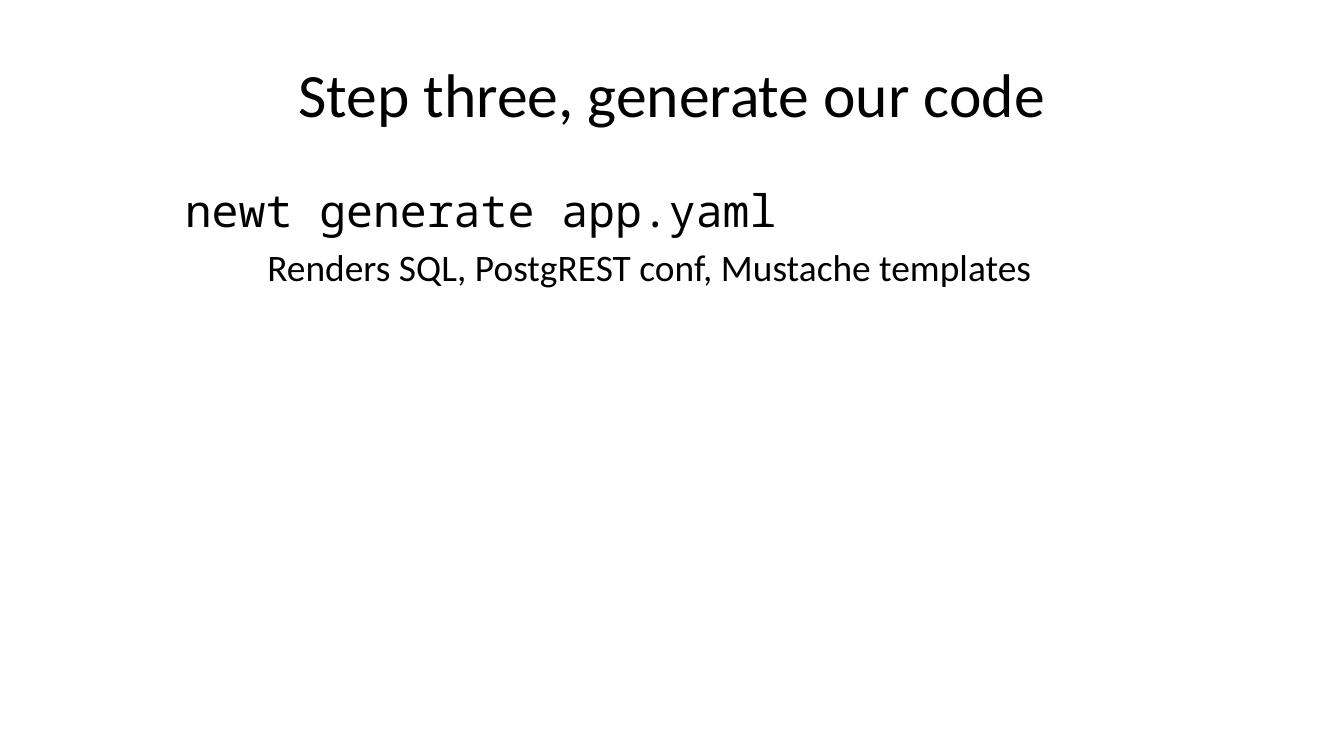
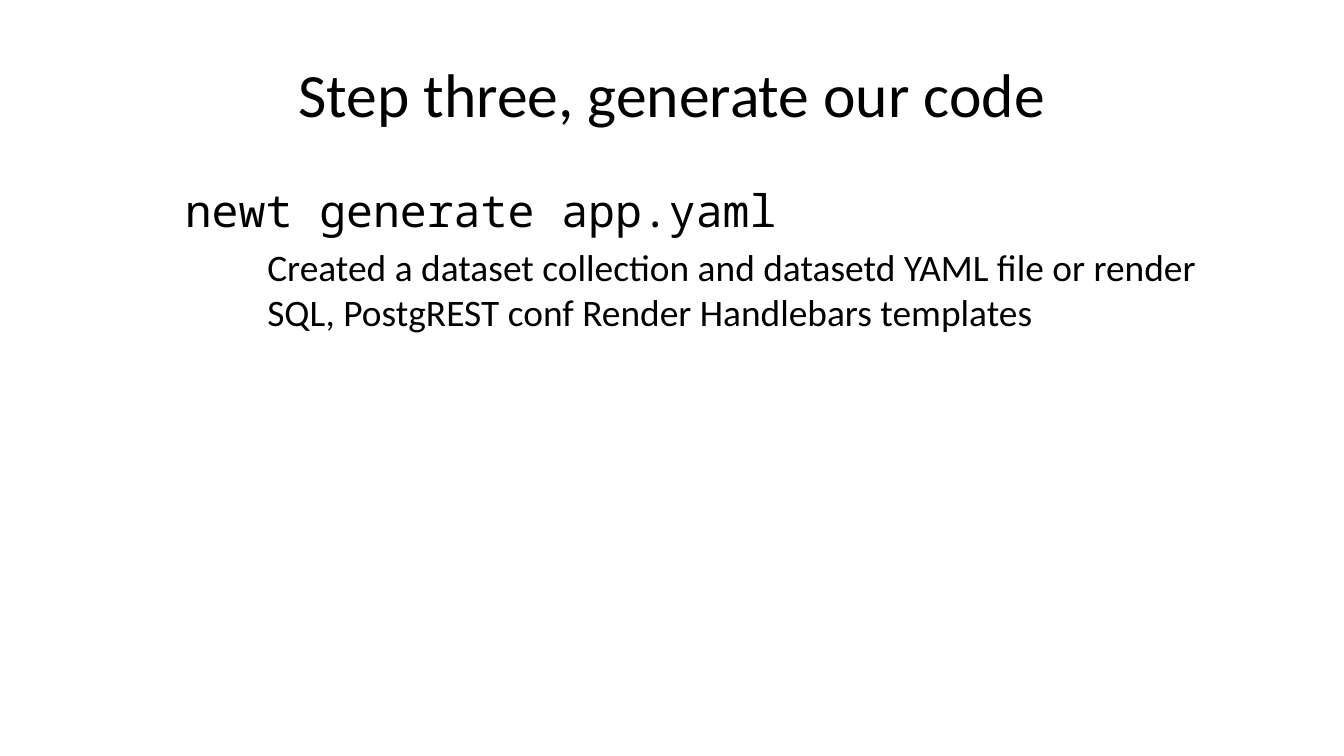
Before and after one commit to caltechlibrary/newt, a slide deck: slide 16 of presentation3/newt-p3.pptx (slide 14 before the commit). Drawn at 1344x756 pixels with LibreOffice and Linux fonts; fonts in the diff are those of the drawing. Boxes give left, top, right and bottom in pixels: in the first picture for what was removed or moved away, otherwise in the second. Text is boxed around its words. In the diff, an @@ line names an element or a change of style, - is before the commit and + after.

```diff
--- a/presentation3/newt-p3.pptx
+++ b/presentation3/newt-p3.pptx
@@ text at <box>267,255,1196,333</box>: text changed @@
-Renders SQL, PostgREST conf, Mustache templates
+Created a dataset collection and datasetd YAML file or render SQL, PostgREST conf Render Handlebars templates
```
Also in this commit, not shown: 16 other slides changed, 5 slides added, 1 slide removed, 52 other files.
